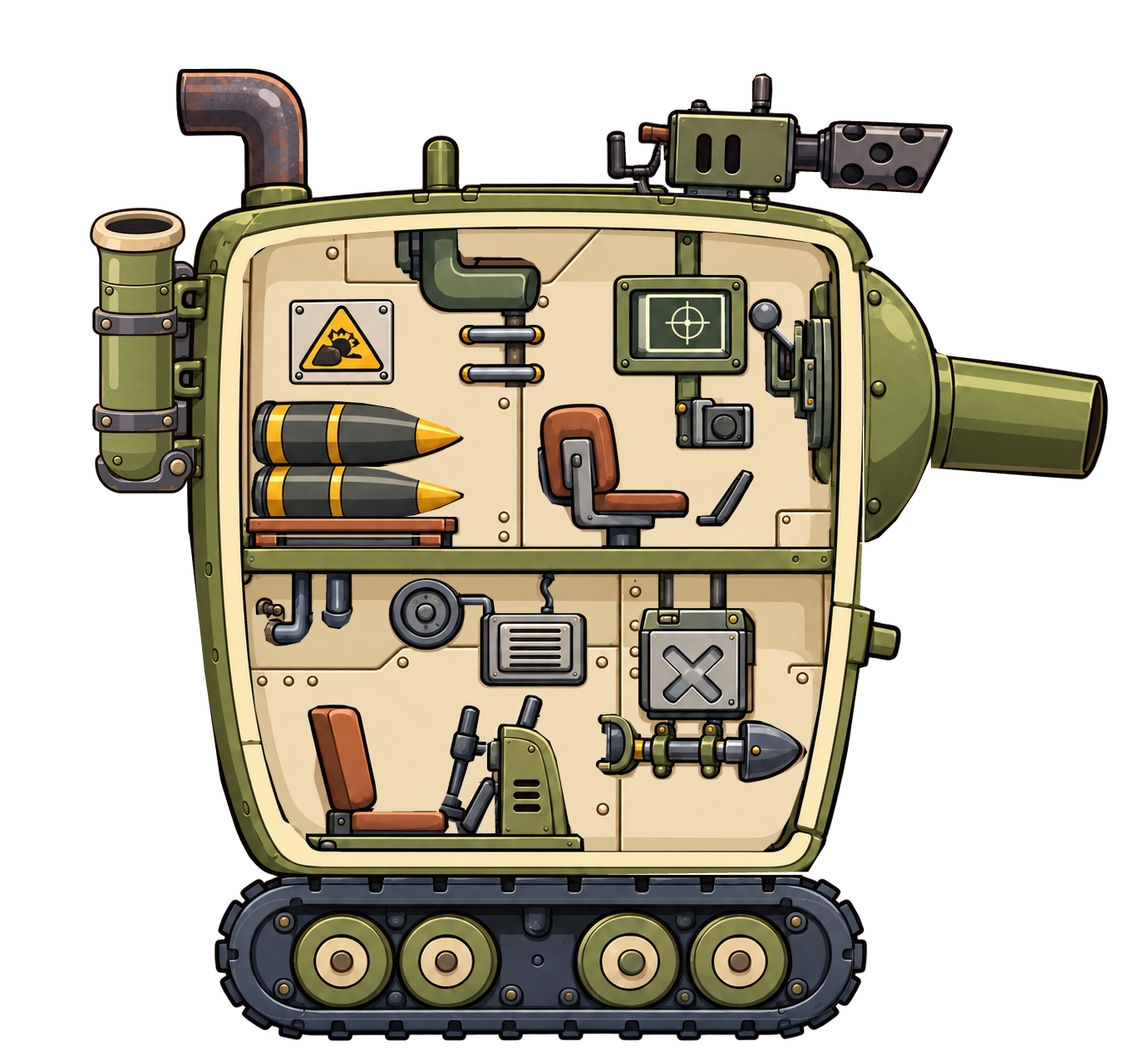
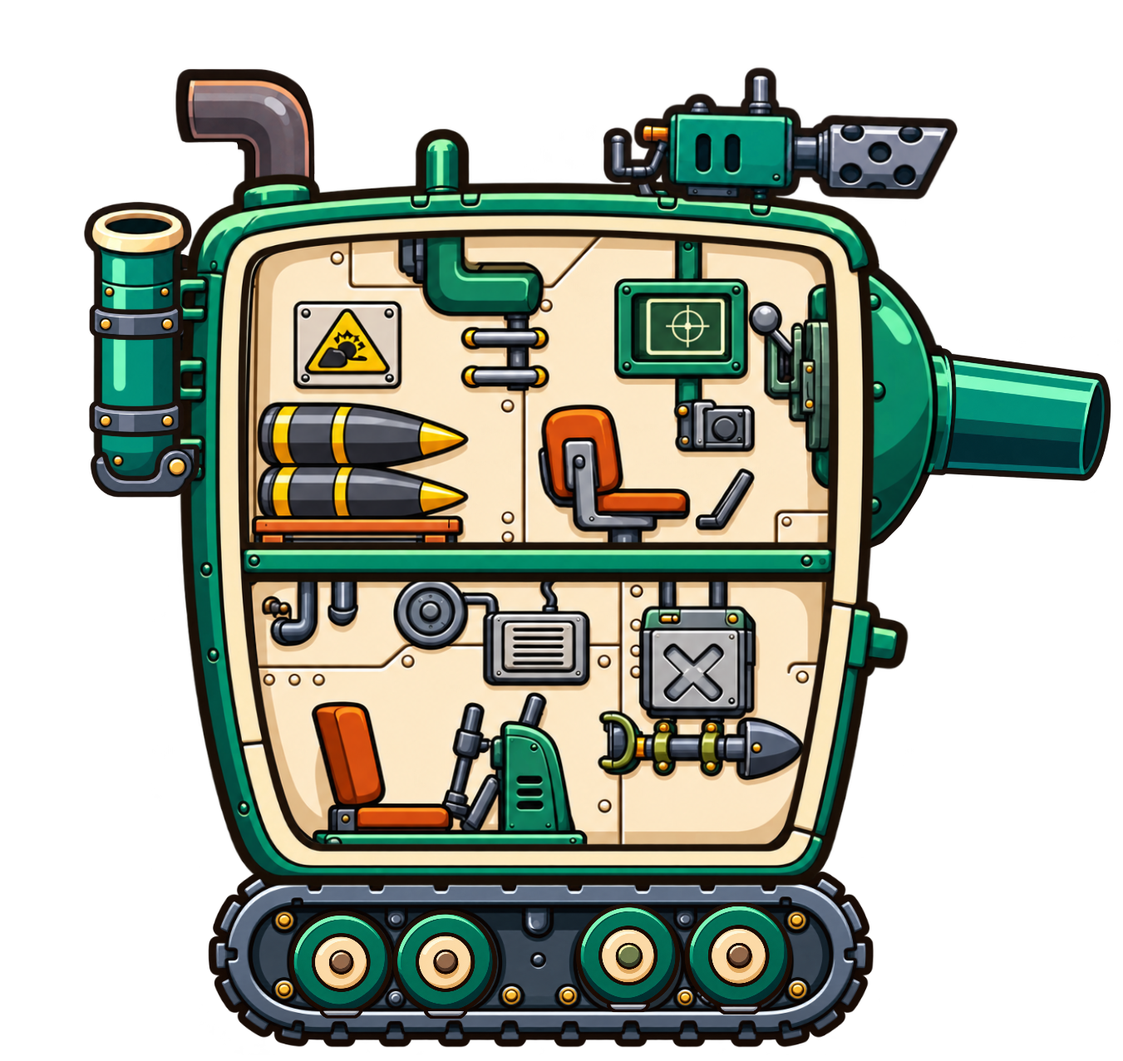
Layers edited between the first and the second 1123x1061 image:
painted on "10_mortar_front_support" over <box>88,302,201,501</box>
painted on "09_mortar_barrel" over <box>83,201,197,495</box>
painted on "08_roof_machine_gun" over <box>600,66,958,208</box>
painted on "11_front_hull_frame" over <box>151,125,915,894</box>
painted on "07_body_static" over <box>166,66,950,863</box>
painted on "06_main_cannon_barrel" over <box>924,336,1112,491</box>
painted on "05_wheel_04" over <box>683,901,797,1019</box>
painted on "04_wheel_03" over <box>574,902,695,1016</box>
painted on "03_wheel_02" over <box>391,909,502,1025</box>
painted on "02_wheel_01" over <box>280,902,408,1029</box>
painted on "01_track_chassis" over <box>207,865,875,1048</box>
